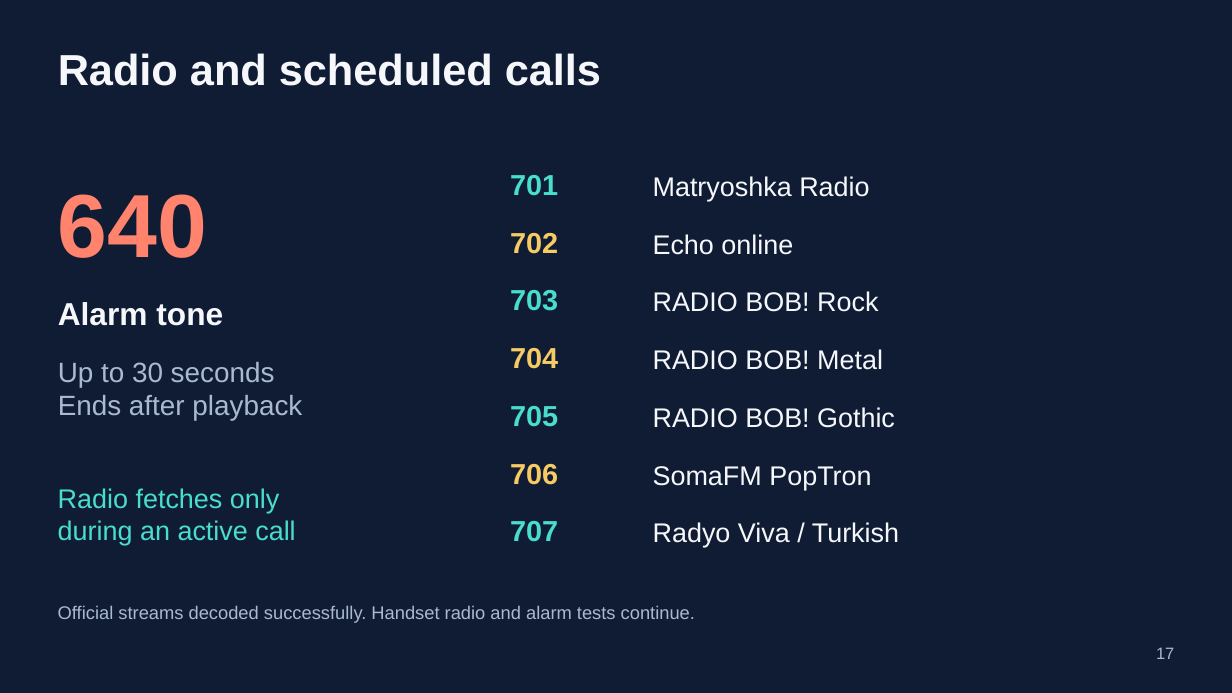
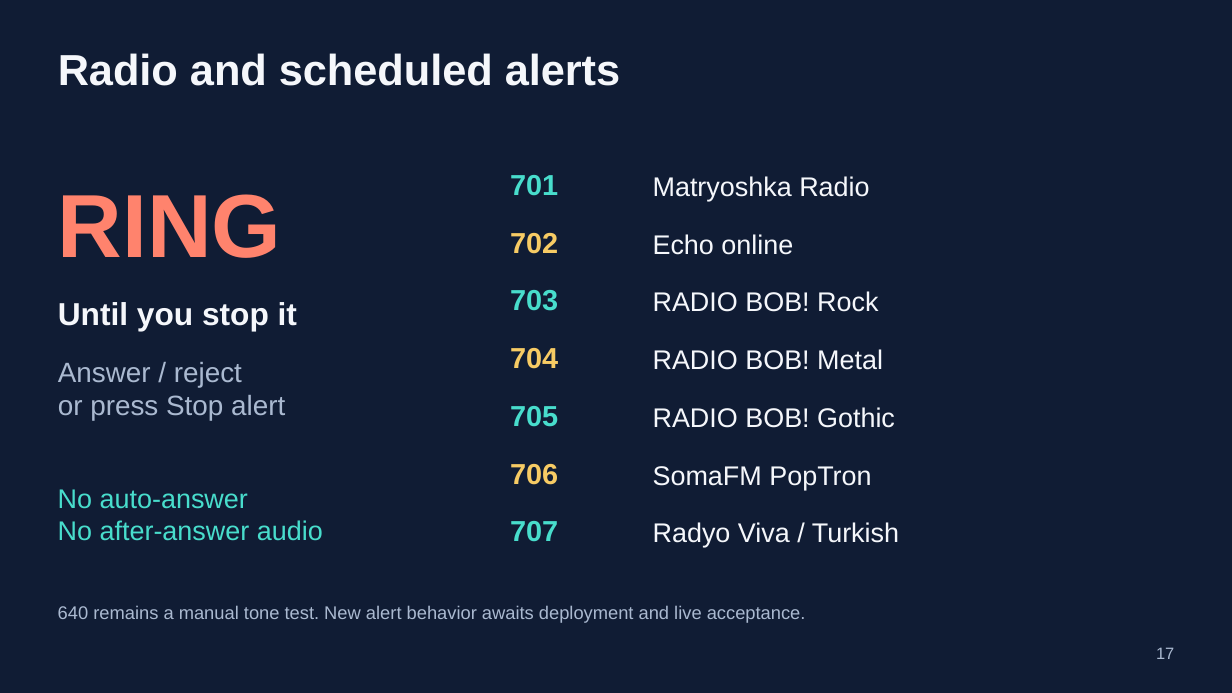
Before and after one commit to 4alvit/cisco-home-telephony, a slide deck: slide 17 of docs/slides/cisco-home-telephony.pptx. Drawn at 1232x693 pixels with LibreOffice and Linux fonts; fonts in the diff are those of the drawing. Boxes give left, top, right and bottom in pixels: in the first picture for what was removed or moved away, otherwise in the second. Text is boxed around its words. In the diff, an @@ line names an element or a change of style, - is before the commit and + after.

Commit message:
Keep timers and alarms ringing until manually dismissed

```diff
--- a/docs/slides/cisco-home-telephony.pptx
+++ b/docs/slides/cisco-home-telephony.pptx
@@ text at <box>58,53,620,86</box>: text changed @@
-Radio and scheduled calls
+Radio and scheduled alerts
@@ text at <box>58,194,282,258</box>: text changed @@
-640
+RING
@@ text at <box>58,302,297,331</box>: text changed @@
-Alarm tone
+Until you stop it
@@ text at <box>58,362,285,420</box>: text changed @@
-Up to 30 seconds
-Ends after playback
+Answer / reject
+or press Stop alert
@@ text at <box>58,489,323,541</box>: text changed @@
-Radio fetches only
-during an active call
+No auto-answer
+No after-answer audio
@@ text at <box>58,605,806,623</box>: text changed @@
-Official streams decoded successfully. Handset radio and alarm tests continue.
+640 remains a manual tone test. New alert behavior awaits deployment and live acceptance.
```
Also in this commit, not shown: 5 other slides changed, 28 other files.
